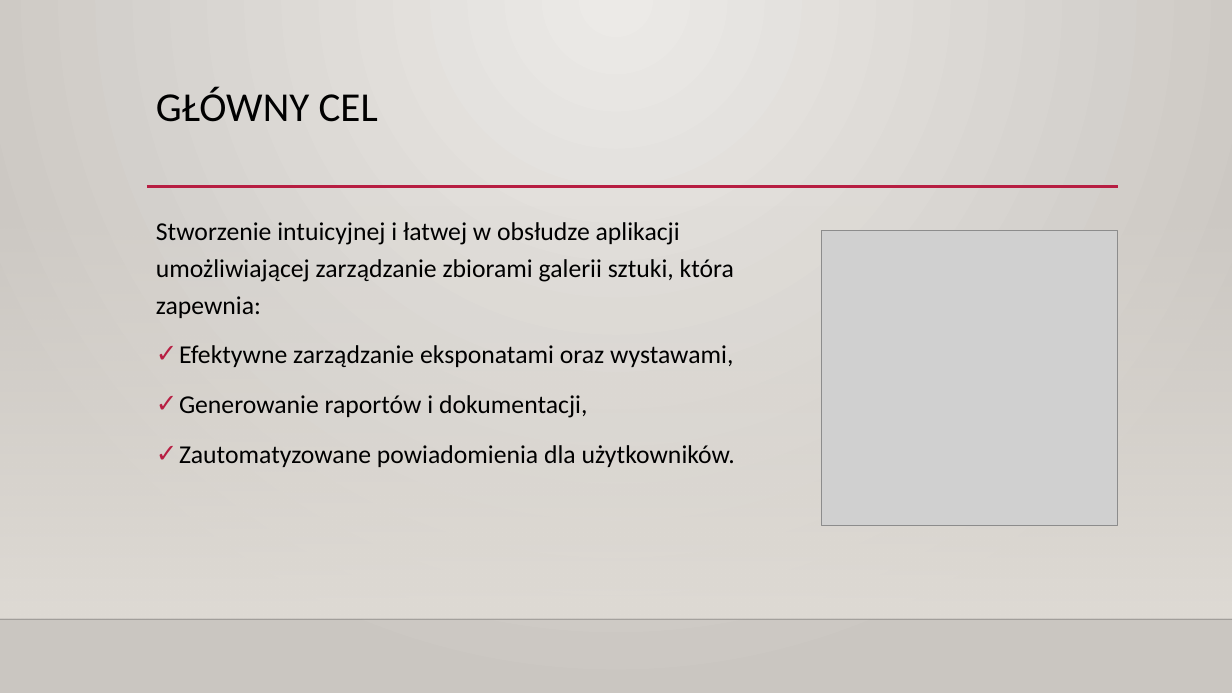
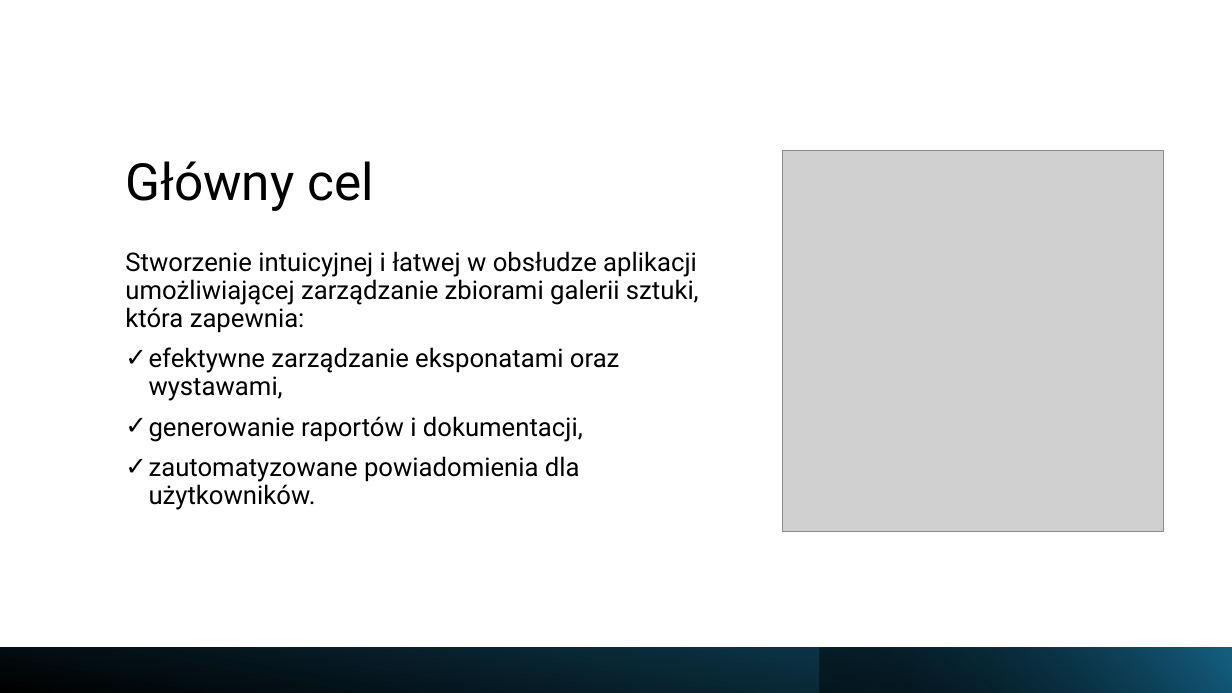
Before and after one commit to oliwiaglodek/MuzeumWPF, a slide deck: slide 4 of Prezentacja na obronę.pptx. Drawn at 1232x693 pixels with LibreOffice and Linux fonts; fonts in the diff are those of the drawing; grey boxes stand for pictures; background and template pictures are left out. Boxes give left, top, right and bottom in pixels: in the first picture for what was removed or moved away, otherwise in the second. Text is boxed around its words. In the diff, an @@ line names an element or a change of style, - is before the commit and + after.

```diff
--- a/Prezentacja na obronę.pptx
+++ b/Prezentacja na obronę.pptx
@@ background gradient #ECEAE7 to #CAC7C1 to #FFFFFF @@
@@ title "Główny cel" at bbox=[125, 161, 373, 211]: vertical alignment top to bottom @@
@@ title at bbox=[125, 161, 373, 211]: text changed; size 32 to 40 pt; font Calibri to Roboto @@
-GŁÓWNY CEL
+Główny cel
@@ picture: place and size @@
-picture at bbox=[822, 230, 1117, 526]
+picture at bbox=[783, 151, 1164, 531]
@@ rectangle removed at bbox=[0, 204, 1232, 619] @@
@@ line removed from (147, 187) to (1118, 187) @@
@@ text "Stworzenie intuicyjnej i łatwej w ...": place and size @@
-text "Stworzenie intuicyjnej i łatwej w ..." at bbox=[156, 222, 735, 467]
+text "Stworzenie intuicyjnej i łatwej w ..." at bbox=[125, 251, 699, 510]
@@ text at bbox=[125, 251, 699, 333]: font Calibri to Roboto in "Stworzenie intuicyjnej i łatwej w obsłudze aplikacji ..."; line spacing 1.2 to 0.9 @@
@@ text at bbox=[149, 347, 620, 510]: text changed; font Calibri to Roboto @@
-✓ Efektywne zarządzanie eksponatami oraz wystawami,
-✓ Generowanie raportów i dokumentacji,
-✓ Zautomatyzowane powiadomienia dla użytkowników.
+✓ efektywne zarządzanie eksponatami oraz wystawami,
+✓ generowanie raportów i dokumentacji,
+✓ zautomatyzowane powiadomienia dla użytkowników.
@@ line removed from (0, 619) to (1232, 619) @@
@@ rectangle added at bbox=[0, 648, 1232, 693], fill gradient #000000 to #104862 @@
@@ rectangle added at bbox=[821, 648, 1232, 693], fill gradient #000000 to #156082 @@
```
Also in this commit, not shown: 20 other slides changed, 1 slide removed, 1 other file.
